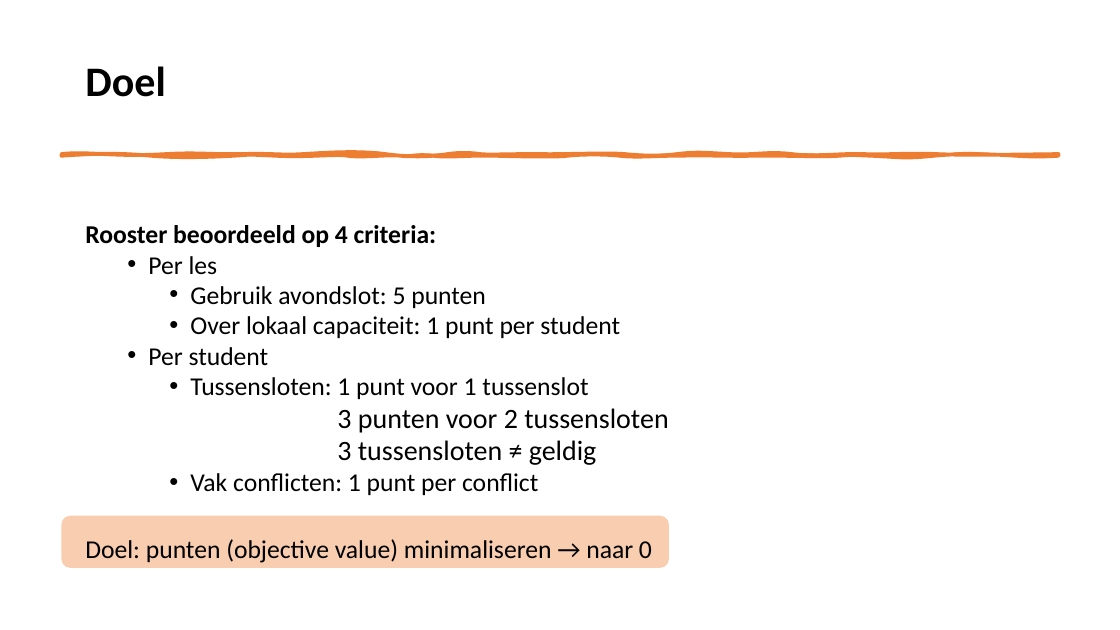
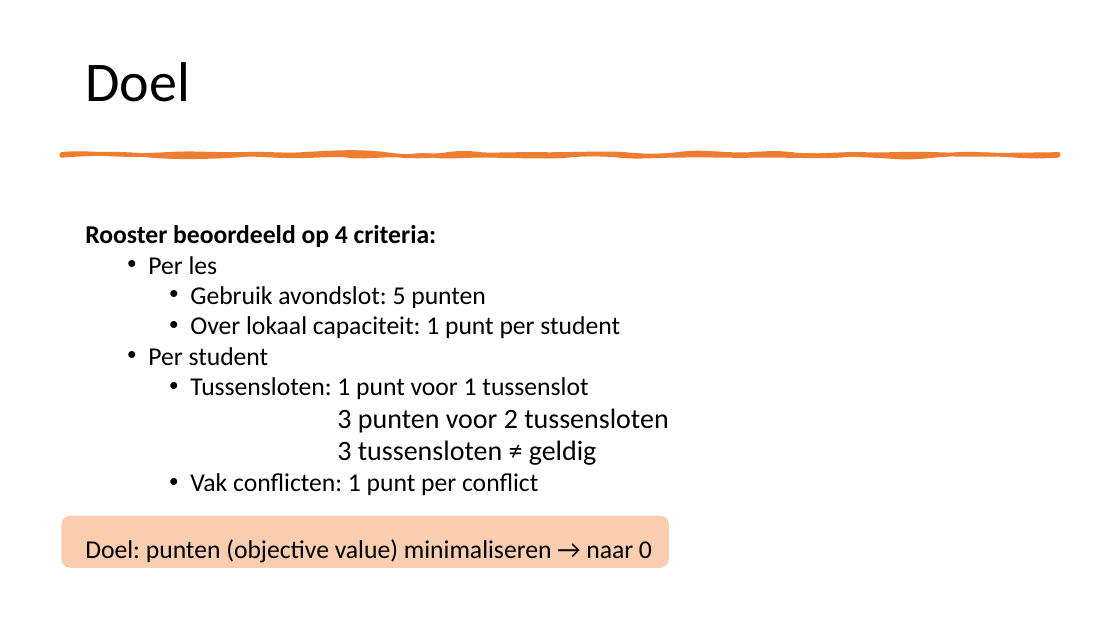
Before and after one commit to NinaAlblasMinorAI/RoosterRulers, a slide deck: slide 4 of doc/Presentatie.pptx. Drawn at 1120x630 pixels with LibreOffice and Linux fonts; fonts in the diff are those of the drawing. Boxes give left, top, right and bottom in pixels: in the first picture for what was removed or moved away, otherwise in the second. Text is boxed around its words. In the diff, an @@ line names an element or a change of style, - is before the commit and + after.

```diff
--- a/doc/Presentatie.pptx
+++ b/doc/Presentatie.pptx
@@ title "Doel" at [85, 62, 190, 102]: size 36 to 48 pt, bold off @@
```
Also in this commit, not shown: 14 other slides changed.
